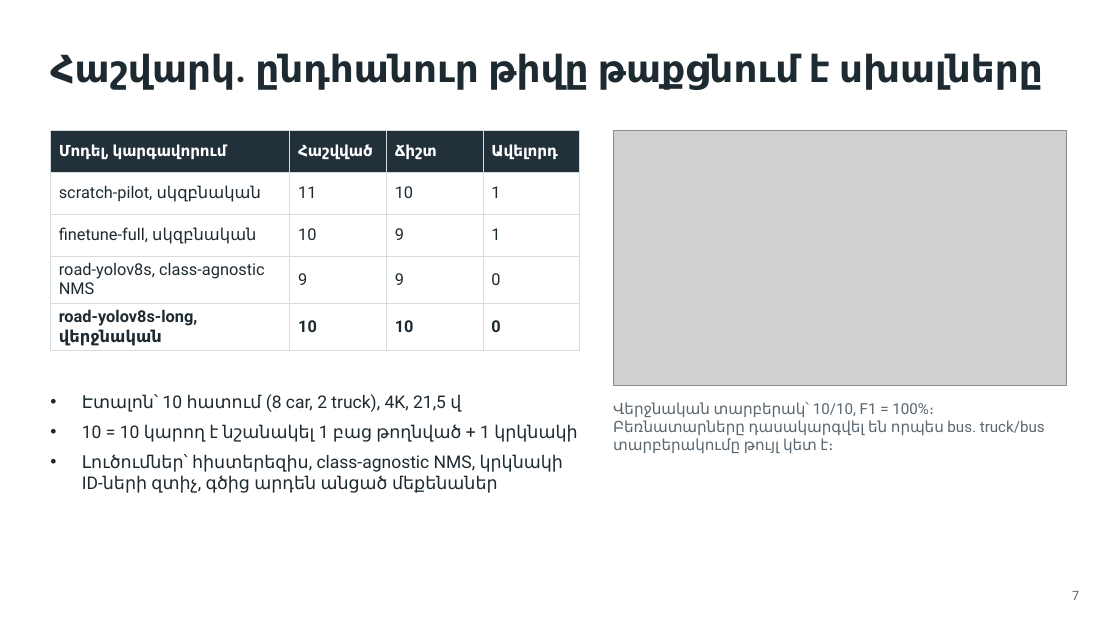
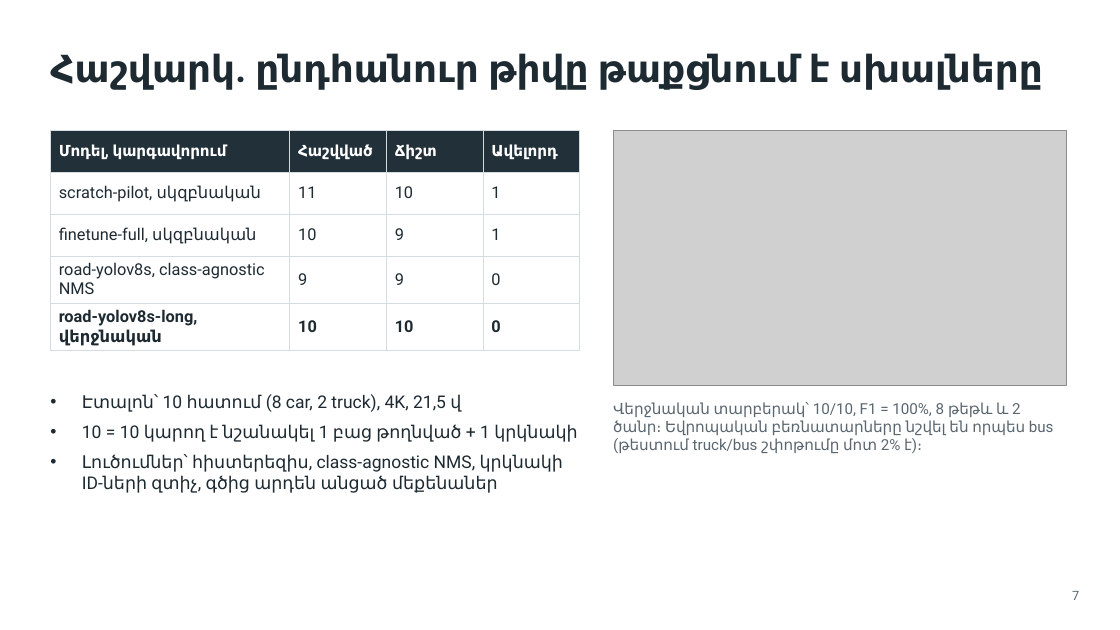
Before and after one commit to marrr862/traffic-cnn, a slide deck: slide 7 of thesis/presentation/DEFENSE.pptx. Drawn at 1120x630 pixels with LibreOffice and Linux fonts; fonts in the diff are those of the drawing; grey boxes stand for pictures. Boxes give left, top, right and bottom in pixels: in the first picture for what was removed or moved away, otherwise in the second. Text is boxed around its words. In the diff, an @@ line names an element or a change of style, - is before the commit and + after.

```diff
--- a/thesis/presentation/DEFENSE.pptx
+++ b/thesis/presentation/DEFENSE.pptx
@@ text at box(613, 402, 1054, 453): text changed @@
-Վերջնական տարբերակ՝ 10/10, F1 = 100%։ Բեռնատարները դասակարգվել են որպես bus. truck/bus տարբերակումը թույլ կետ է։
+Վերջնական տարբերակ՝ 10/10, F1 = 100%, 8 թեթև և 2 ծանր։ Եվրոպական բեռնատարները նշվել են որպես bus (թեստում truck/bus շփոթումը մոտ 2% է)։
```
Also in this commit, not shown: 1 other slide changed, 13 other files.
